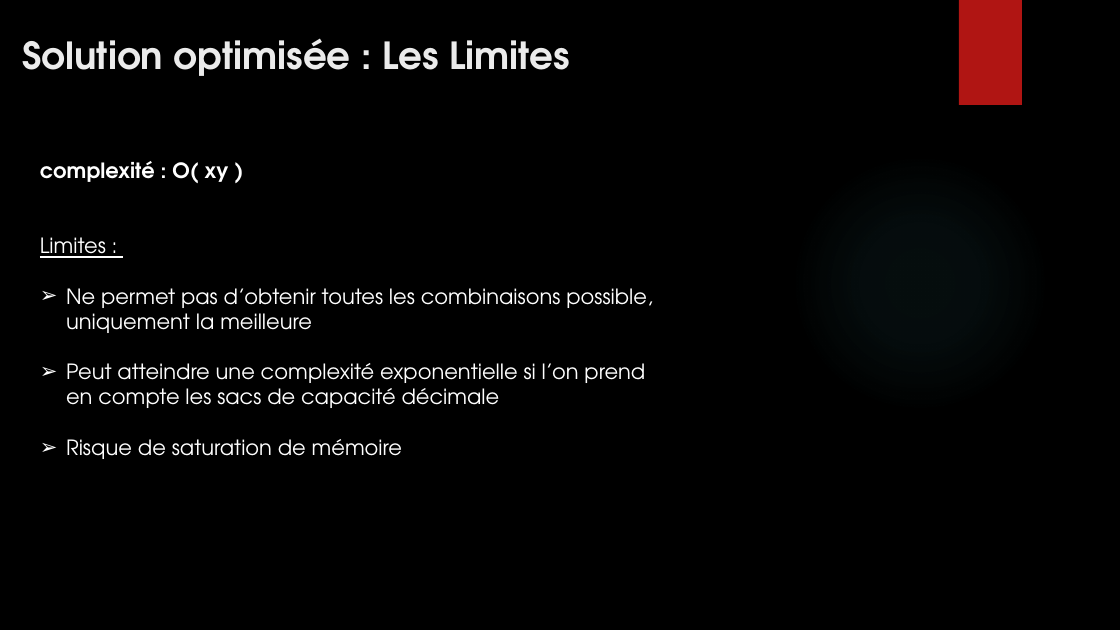
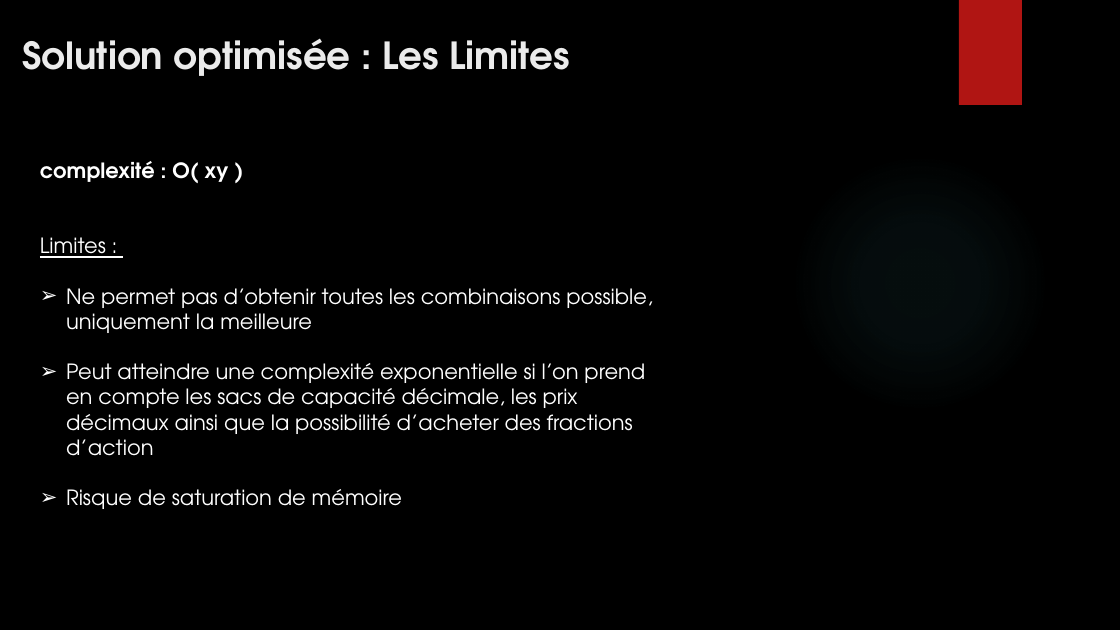
Before and after one commit to NidalChateur/OC_P7, a slide deck: slide 6 of slides/slides.pptx (slide 5 before the commit). Drawn at 1120x630 pixels with LibreOffice and Linux fonts; fonts in the diff are those of the drawing; background and template pictures are left out. Boxes give left, top, right and bottom in pixels: in the first picture for what was removed or moved away, otherwise in the second. Text is boxed around its words. In the diff, an @@ line names an element or a change of style, - is before the commit and + after.

Commit message:
update slide

```diff
--- a/slides/slides.pptx
+++ b/slides/slides.pptx
@@ text at [66,363,645,456]: text changed @@
-➢ Peut atteindre une complexité exponentielle si l’on prend en compte les sacs de capacité décimale
+➢ Peut atteindre une complexité exponentielle si l’on prend en compte les sacs de capacité décimale, les prix décimaux ainsi que la possibilité d’acheter des fractions d’action
```
Also in this commit, not shown: 1 other slide changed, 3 slides added.
